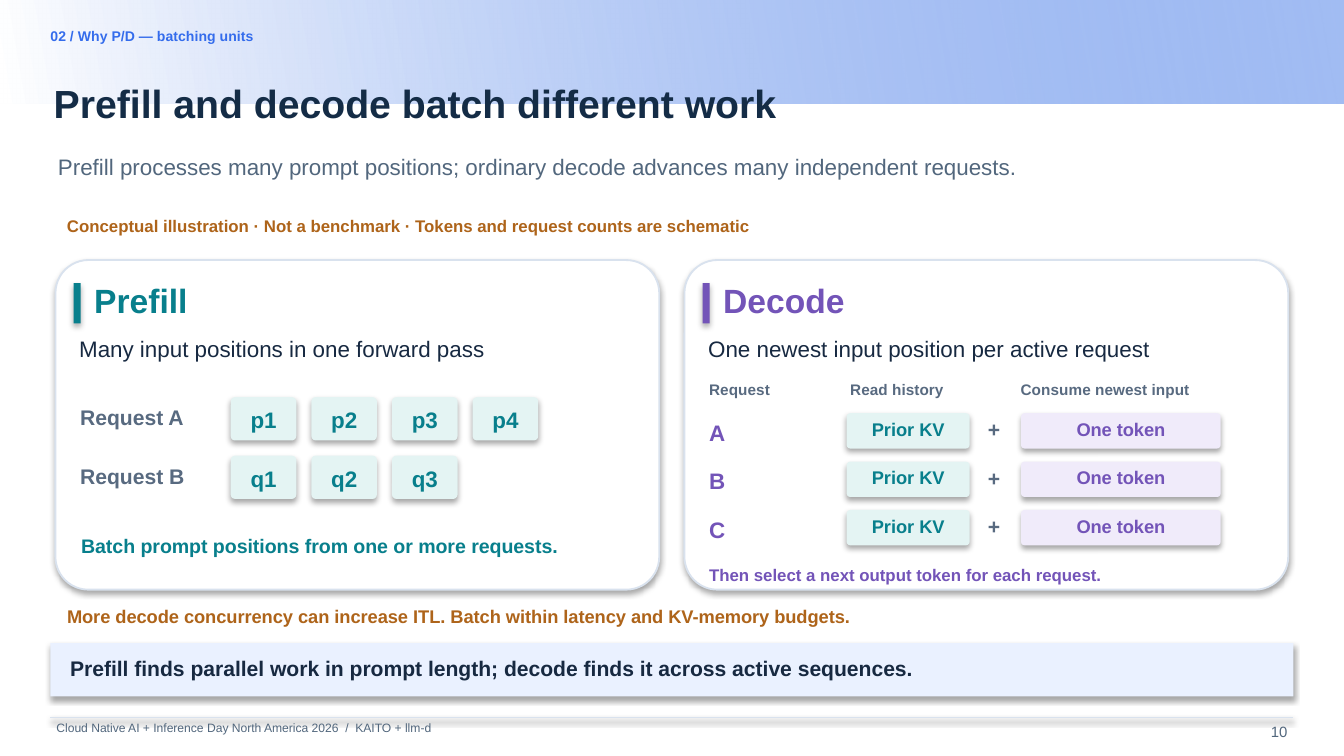
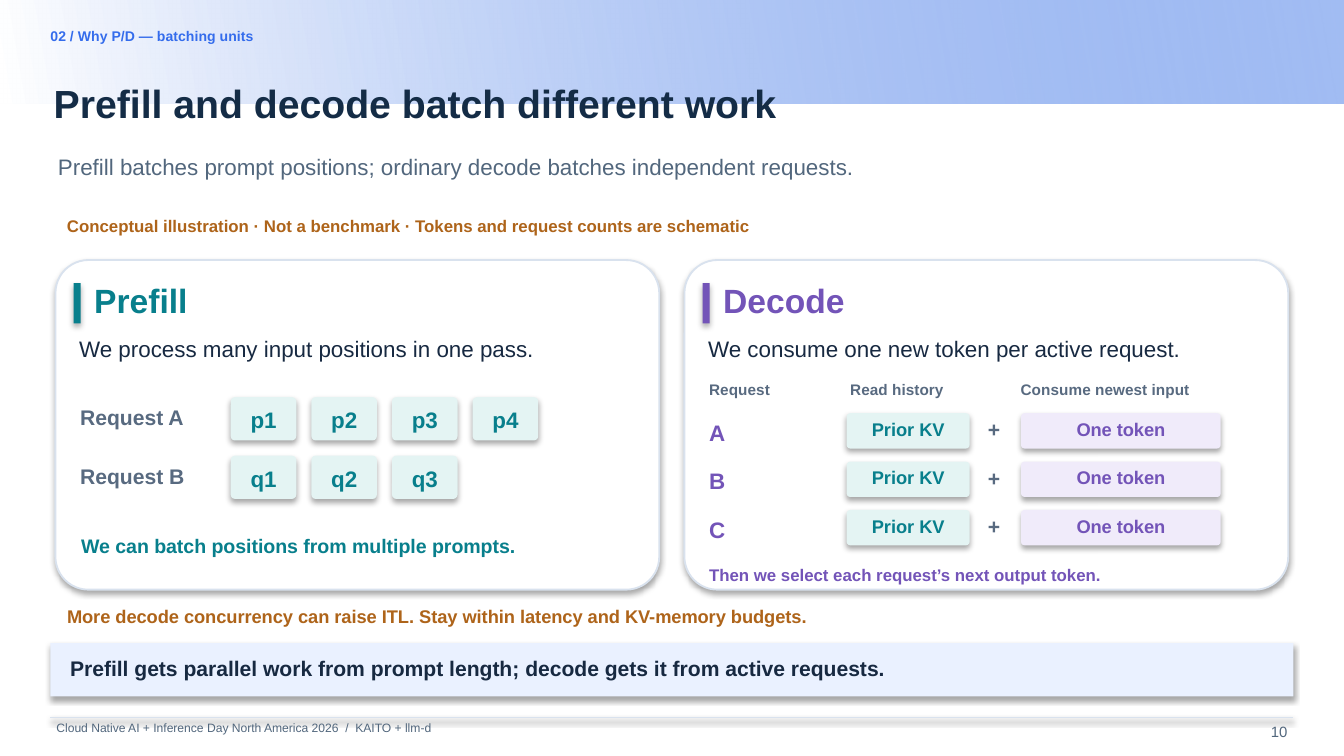
Before and after one commit to andyzhangx/demo, a slide deck: slide 10 of llm/pd-disaggregation/kubecon-na-2026-pd-disaggregation-kaito-llmd.pptx. Drawn at 1344x756 pixels with LibreOffice and Linux fonts; fonts in the diff are those of the drawing; background and template pictures are left out. Boxes give left, top, right and bottom in pixels: in the first picture for what was removed or moved away, otherwise in the second. Text is boxed around its words. In the diff, an @@ line names an element or a change of style, - is before the commit and + after.

```diff
--- a/llm/pd-disaggregation/kubecon-na-2026-pd-disaggregation-kaito-llmd.pptx
+++ b/llm/pd-disaggregation/kubecon-na-2026-pd-disaggregation-kaito-llmd.pptx
@@ text at <box>58,159,853,180</box>: text changed @@
-Prefill processes many prompt positions; ordinary decode advances many independent requests.
+Prefill batches prompt positions; ordinary decode batches independent requests.
@@ text at <box>79,340,533,362</box>: text changed @@
-Many input positions in one forward pass
+We process many input positions in one pass.
@@ text at <box>708,340,1180,362</box>: text changed @@
-One newest input position per active request
+We consume one new token per active request.
@@ text at <box>81,538,515,557</box>: text changed @@
-Batch prompt positions from one or more requests.
+We can batch positions from multiple prompts.
@@ text at <box>709,569,1100,585</box>: text changed @@
-Then select a next output token for each request.
+Then we select each request’s next output token.
@@ text at <box>67,609,807,627</box>: text changed @@
-More decode concurrency can increase ITL. Batch within latency and KV-memory budgets.
+More decode concurrency can raise ITL. Stay within latency and KV-memory budgets.
@@ text at <box>70,660,885,681</box>: text changed @@
-Prefill finds parallel work in prompt length; decode finds it across active sequences.
+Prefill gets parallel work from prompt length; decode gets it from active requests.
```
Also in this commit, not shown: 48 other slides changed.
